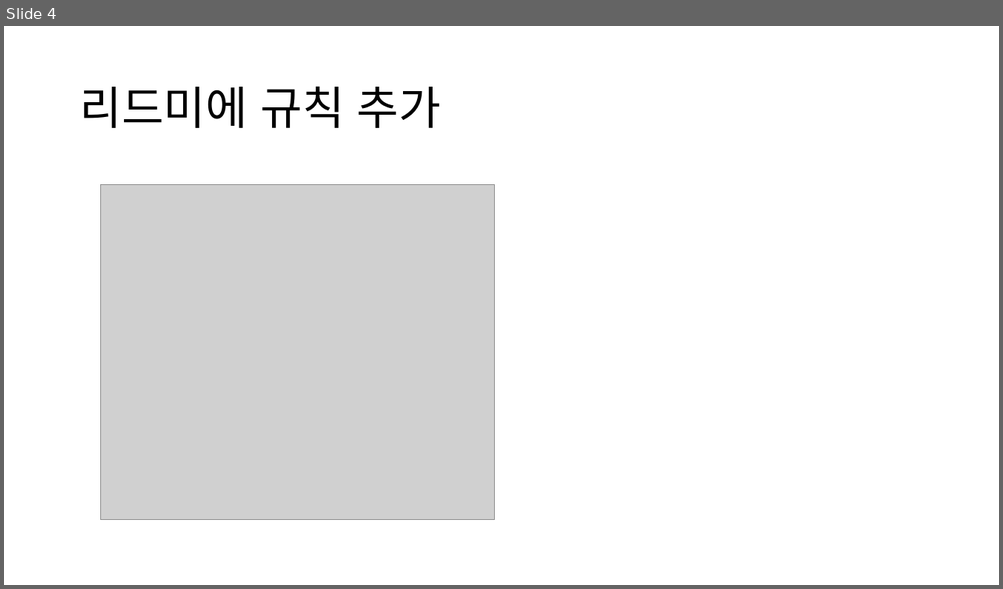
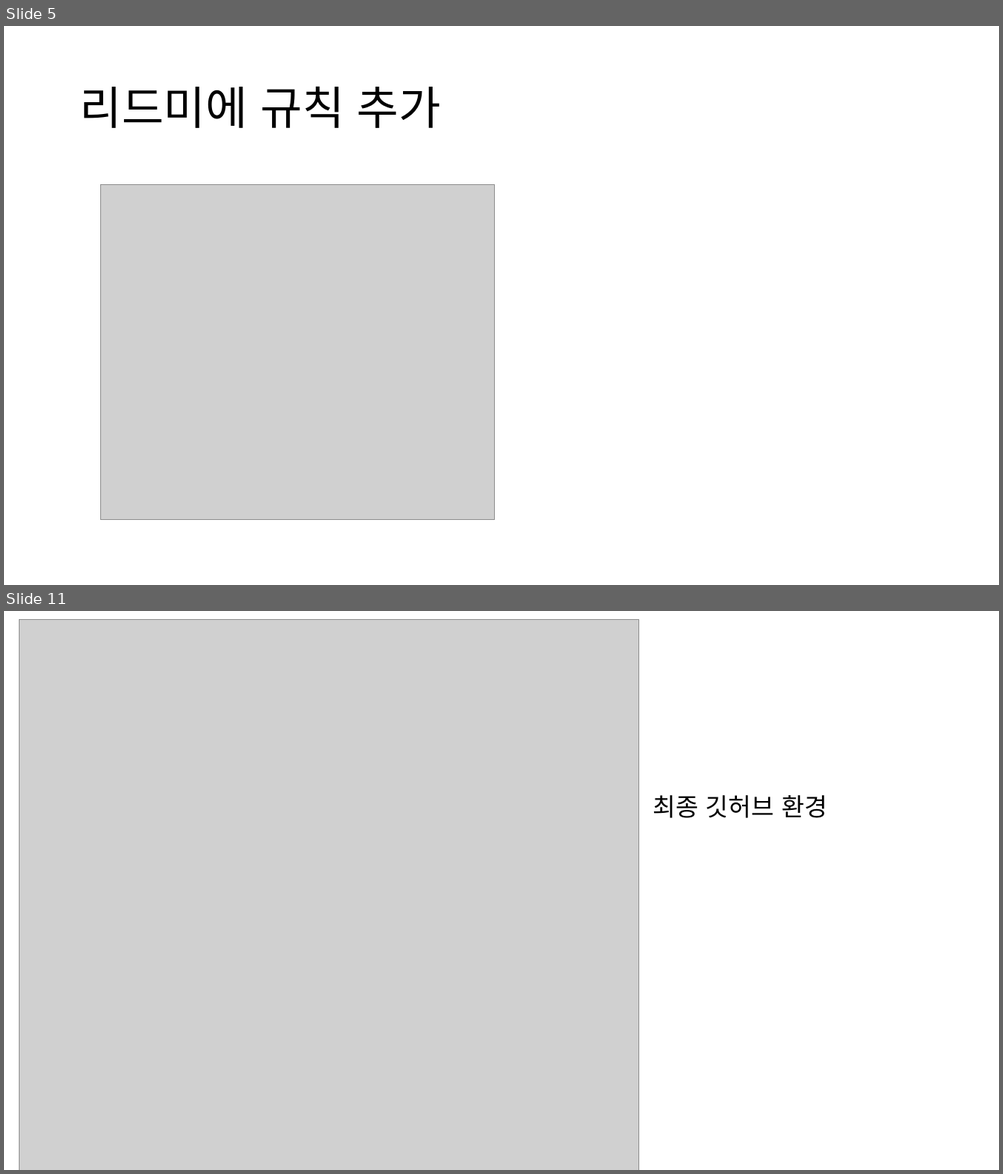
Before and after one commit to Kimxxunu/SW_777, a slide deck: 오픈소스 이해 7조 9주차 실습.pptx. Shown one above the other, each under a label of ours: slide 4 before the commit, slides 5 and 11 after it; the slides between them are not shown. The pictures are 1003x589 and 1003x1174 pixels, drawn with LibreOffice and Linux fonts; fonts in the diff are those of the drawing; grey boxes stand for pictures. Boxes give left, top, right and bottom in pixels: in the first picture for what was removed or moved away, otherwise in the second. Text is boxed around its words. In the diff, an @@ line names an element or a change of style, - is before the commit and + after.

```diff
--- a/오픈소스 이해 7조 9주차 실습.pptx
+++ b/오픈소스 이해 7조 9주차 실습.pptx
@@ slide 11 added at bbox=[4, 611, 999, 1170], background #FFFFFF @@
@@ picture added at bbox=[19, 620, 639, 1170] @@
@@ title added at bbox=[653, 795, 827, 818], 24 pt, text #000000 @@
+최종 깃허브 환경
@@ what was slide 4 is now slide 5 @@
```
Also in this commit, not shown: 5 slides changed, 4 other slides added, 3 slides removed.
